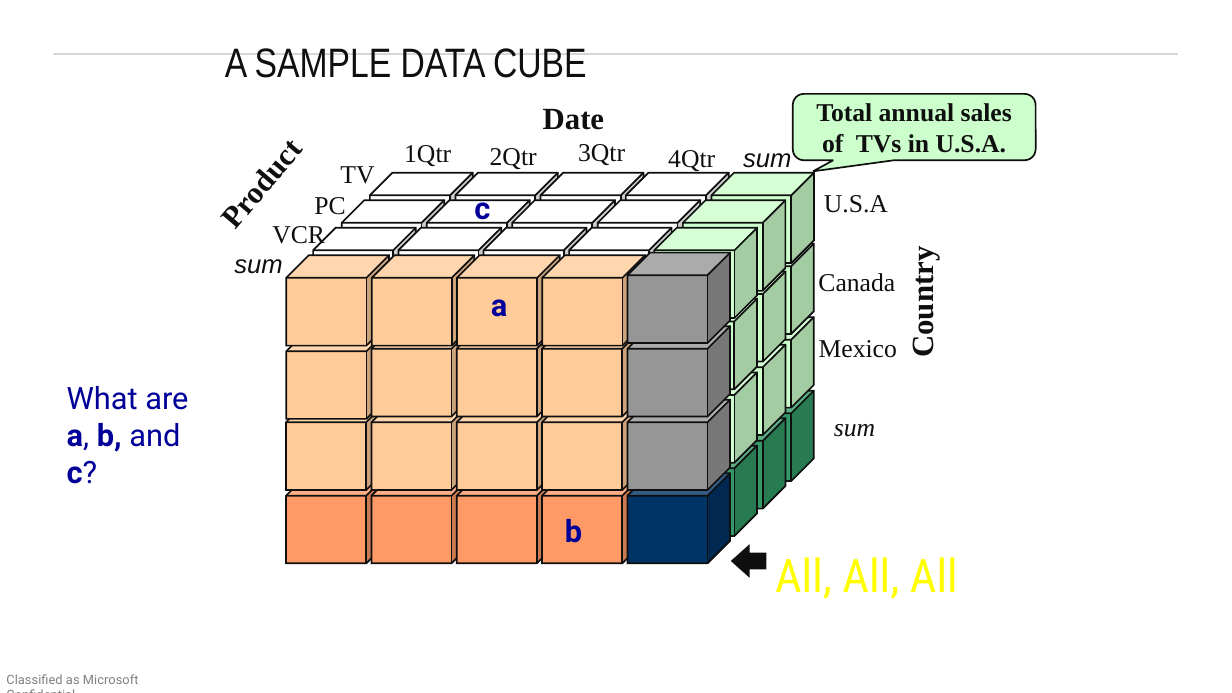
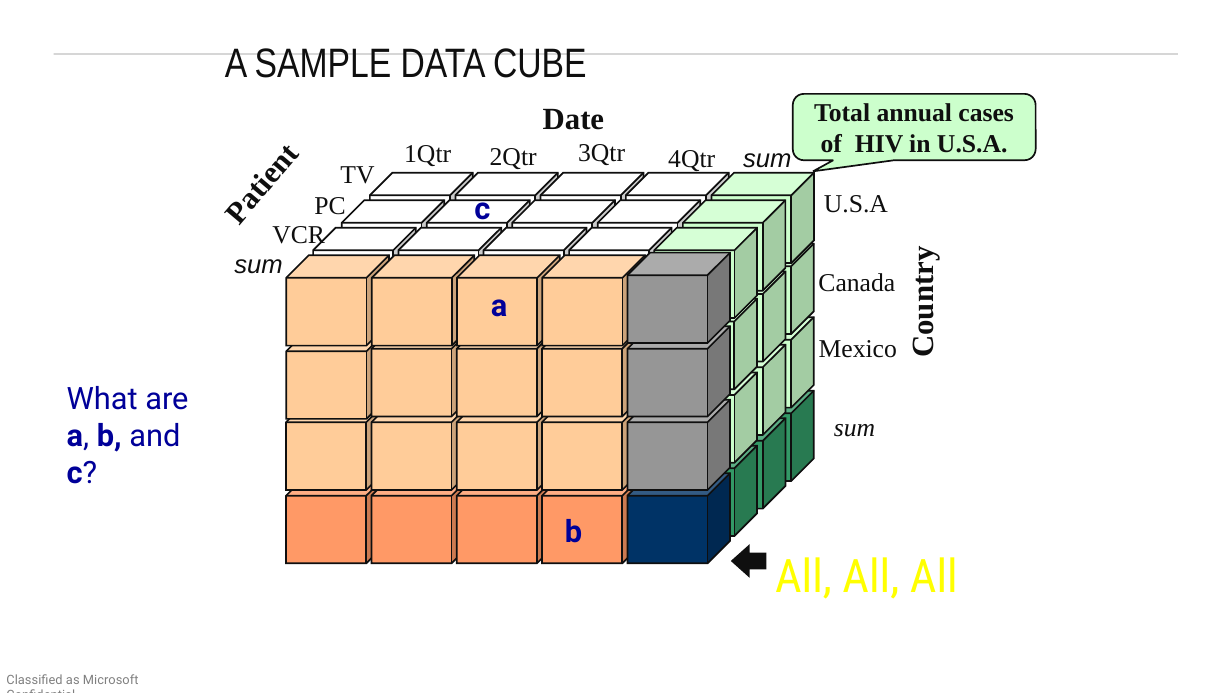
Before and after one commit to maelstromdat/MediTechBigData, a slide deck: slide 46 of 6. Big Data Architecture.pptx. Drawn at 1232x693 pixels with LibreOffice and Linux fonts; fonts in the diff are those of the drawing; background and template pictures are left out. Boxes give left, top, right and bottom in pixels: in the first picture for what was removed or moved away, otherwise in the second. Text is boxed around its words. In the diff, an @@ line names an element or a change of style, - is before the commit and + after.

```diff
--- a/6. Big Data Architecture.pptx
+++ b/6. Big Data Architecture.pptx
@@ text in rounded speech box at box(814, 103, 1013, 153): text changed @@
-Total annual sales
-of TVs in U.S.A.
+Total annual cases
+of HIV in U.S.A.
@@ text at box(205, 124, 314, 241): text changed @@
-Product
+Patient
```
Also in this commit, not shown: 2 other slides changed, 7 slides added, 1 other file.
